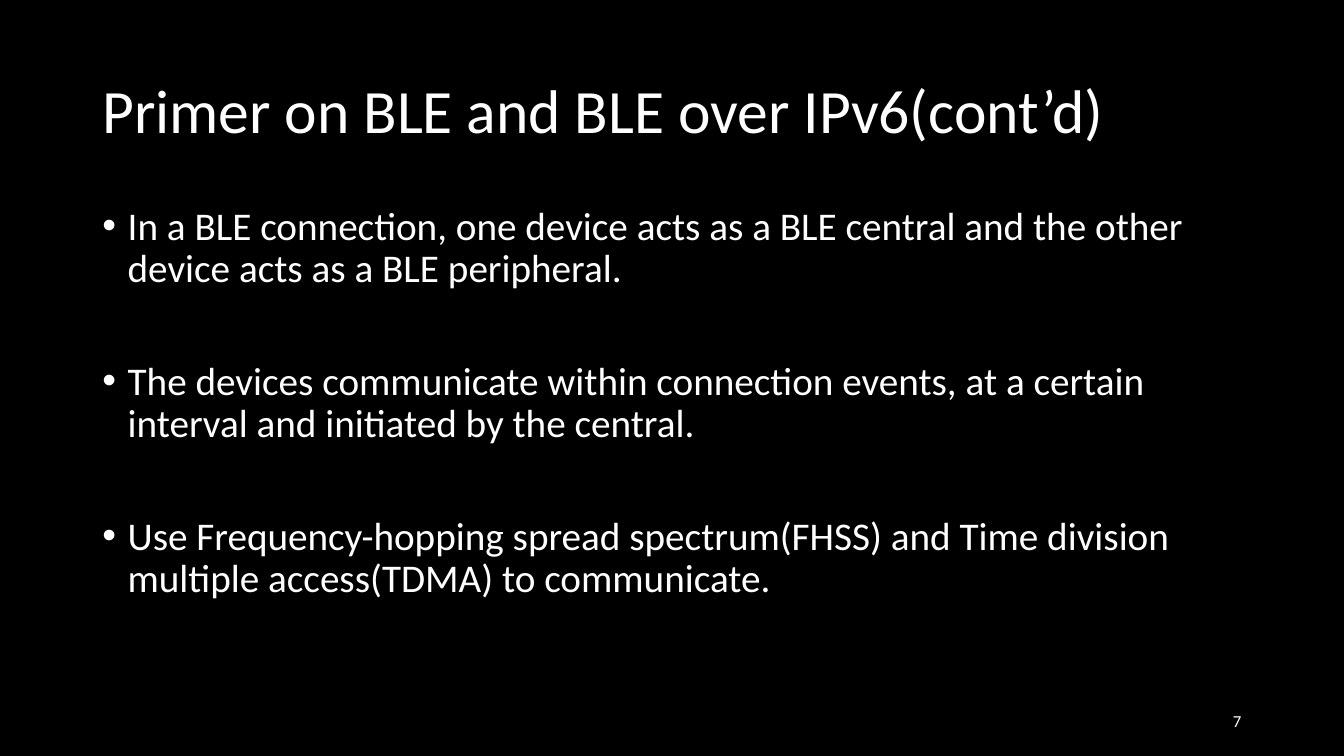
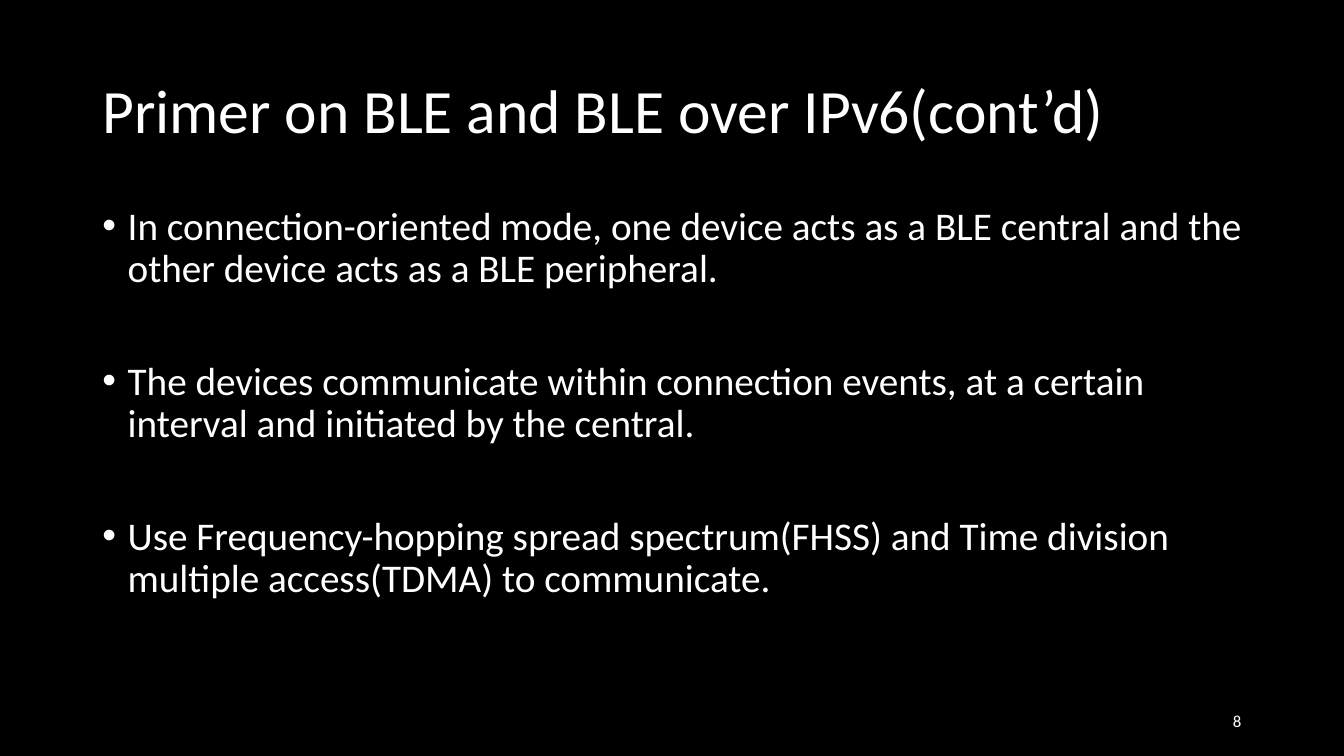
Before and after one commit to EKOISMYLOVE/NTUT_GM_PPT, a slide deck: slide 8 of A BLE-based multi-gateway network infrastructure with handover support for mobile BLE peripherals.pptx (slide 7 before the commit). Drawn at 1344x756 pixels with LibreOffice and Linux fonts; fonts in the diff are those of the drawing. Boxes give left, top, right and bottom in pixels: in the first picture for what was removed or moved away, otherwise in the second. Text is boxed around its words. In the diff, an @@ line names an element or a change of style, - is before the commit and + after.

```diff
--- a/A BLE-based multi-gateway network infrastructure with handover support for mobile BLE peripherals.pptx
+++ b/A BLE-based multi-gateway network infrastructure with handover support for mobile BLE peripherals.pptx
@@ text at [128,212,1241,289]: text changed @@
-• In a BLE connection, one device acts as a BLE central and the other device acts as a BLE peripheral.
+• In connection-oriented mode, one device acts as a BLE central and the other device acts as a BLE peripheral.
@@ page number at [1233,715,1241,727]: text changed @@
-7
+8
```
Also in this commit, not shown: 7 other slides changed, 1 slide added.
